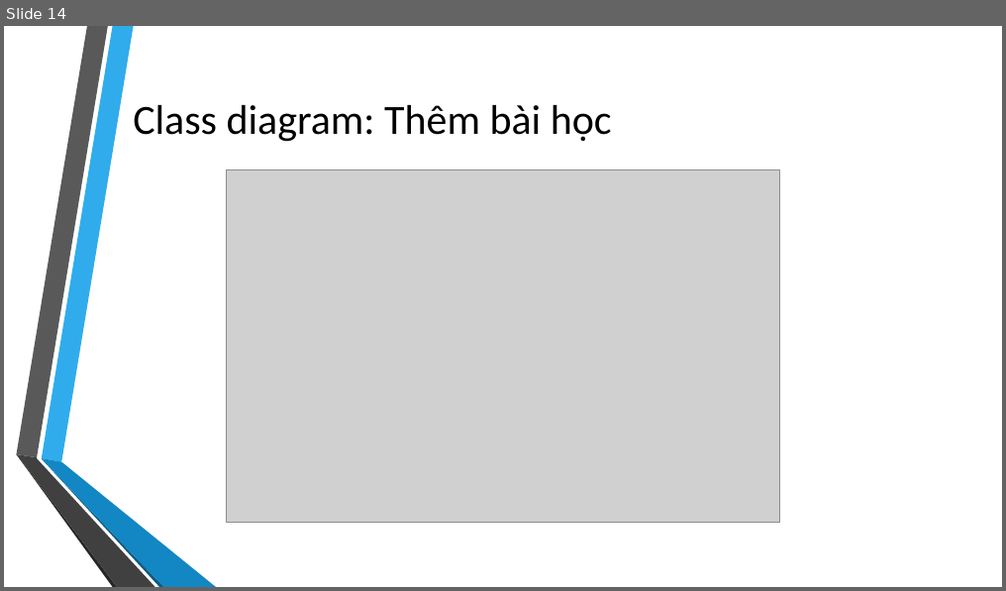
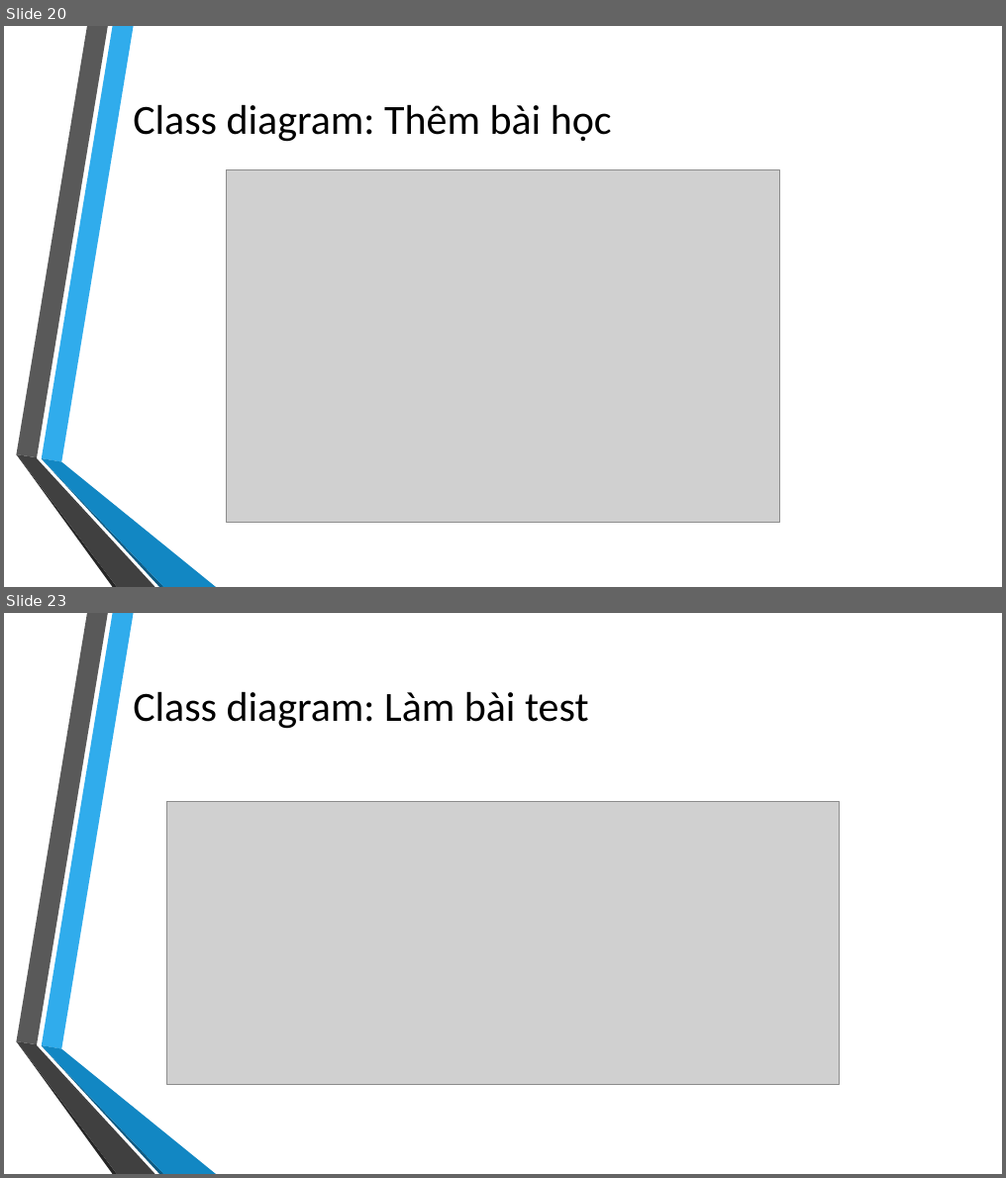
Before and after one commit to takiet60/SoftwareEngineering, a slide deck: CNPM.pptx. Shown one above the other, each under a label of ours: slide 14 before the commit, slides 20 and 23 after it; the slides between them are not shown. The pictures are 1006x591 and 1006x1178 pixels, drawn with LibreOffice and Linux fonts; fonts in the diff are those of the drawing; grey boxes stand for pictures; background and template pictures are left out. Boxes give left, top, right and bottom in pixels: in the first picture for what was removed or moved away, otherwise in the second. Text is boxed around its words. In the diff, an @@ line names an element or a change of style, - is before the commit and + after.

```diff
--- a/CNPM.pptx
+++ b/CNPM.pptx
@@ slide 23 added at [4, 613, 1002, 1174], background picture (left out); not listed: 6 template elements that a slide beside it also shows @@
@@ title added at [133, 692, 588, 729], 40 pt, text #000000 @@
+Class diagram: Làm bài test
@@ picture added at [166, 802, 840, 1084] @@
@@ what was slide 14 is now slide 20 @@
```
Also in this commit, not shown: 9 other slides added, 1 other file.
